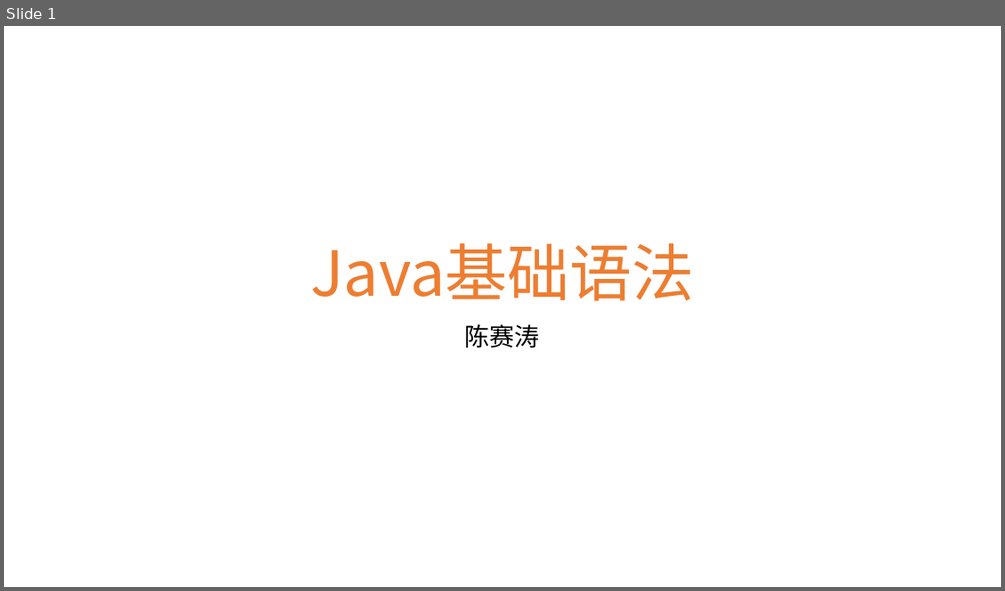
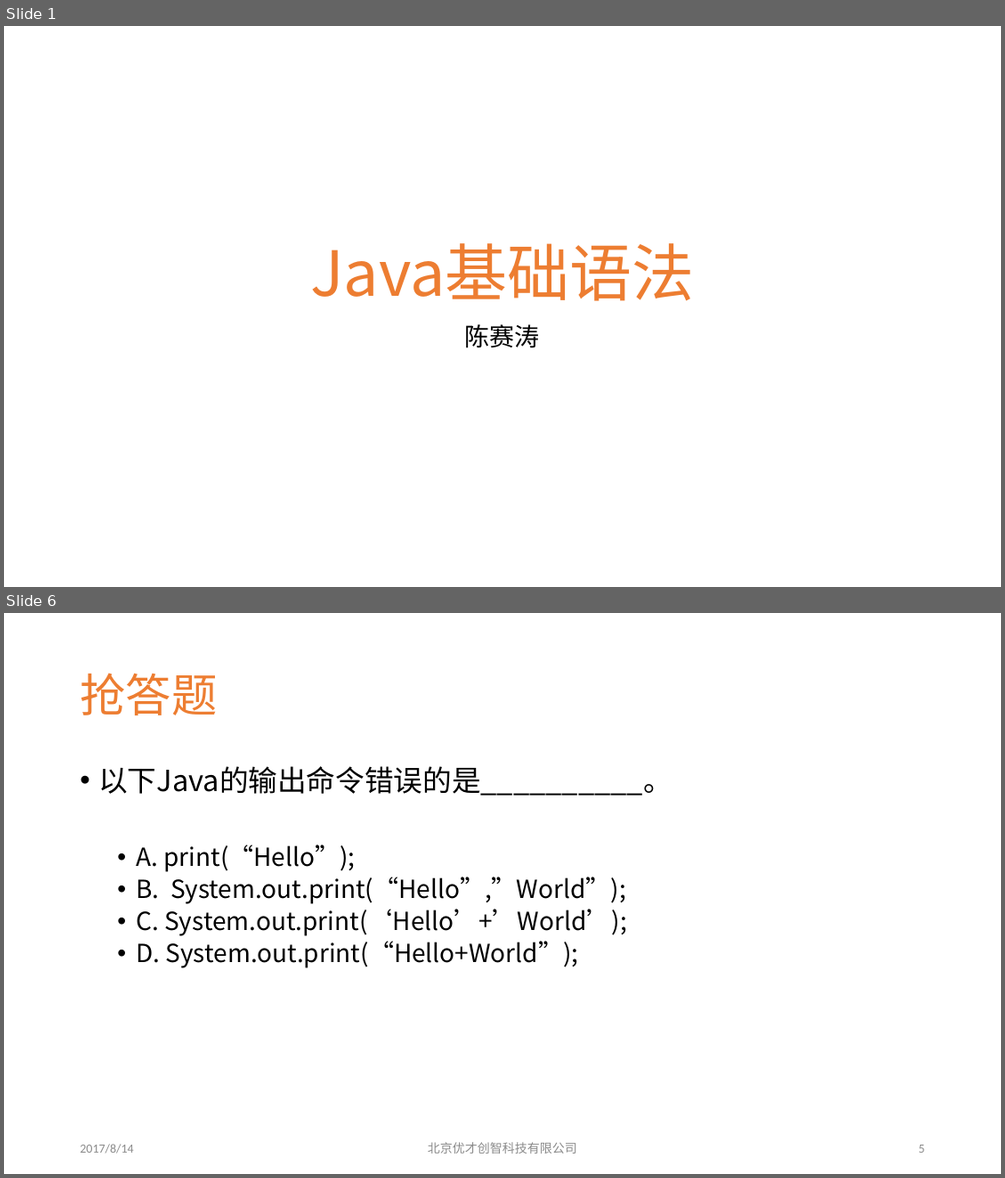
Before and after one commit to clawpo/doc, a slide deck: 第02章Java基础语法.pptx. Shown one above the other, each under a label of ours: slide 1 before the commit, slides 1 and 6 after it; the slides between them are not shown. The pictures are 1005x591 and 1005x1178 pixels, drawn with LibreOffice and Linux fonts; fonts in the diff are those of the drawing; background and template pictures are left out. Boxes give left, top, right and bottom in pixels: in the first picture for what was removed or moved away, otherwise in the second. Text is boxed around its words. In the diff, an @@ line names an element or a change of style, - is before the commit and + after.

```diff
--- a/第02章Java基础语法.pptx
+++ b/第02章Java基础语法.pptx
@@ slide 6 added at box(4, 613, 1001, 1174), background picture (left out) @@
@@ title added at box(80, 673, 217, 715), 44 pt, text #ED7D31 @@
+抢答题
@@ text added at box(98, 766, 672, 968), 24 pt, text #000000 @@
+• 以下Java的输出命令错误的是__________。
+  • A. print(“Hello”);
+  • B. System.out.print(“Hello”,”World”);
+  • C. System.out.print(‘Hello’+’World’);
+  • D. System.out.print(“Hello+World”);
@@ text added at box(80, 1143, 133, 1153), 12 pt, text #8C8C8C @@
+2017/8/14
@@ text added at box(428, 1142, 577, 1153), 12 pt, text #8C8C8C @@
+北京优才创智科技有限公司
@@ page number added at box(918, 1144, 924, 1152), 12 pt, text #8C8C8C @@
+5
```
Also in this commit, not shown: 46 slides changed, 12 other slides added.
